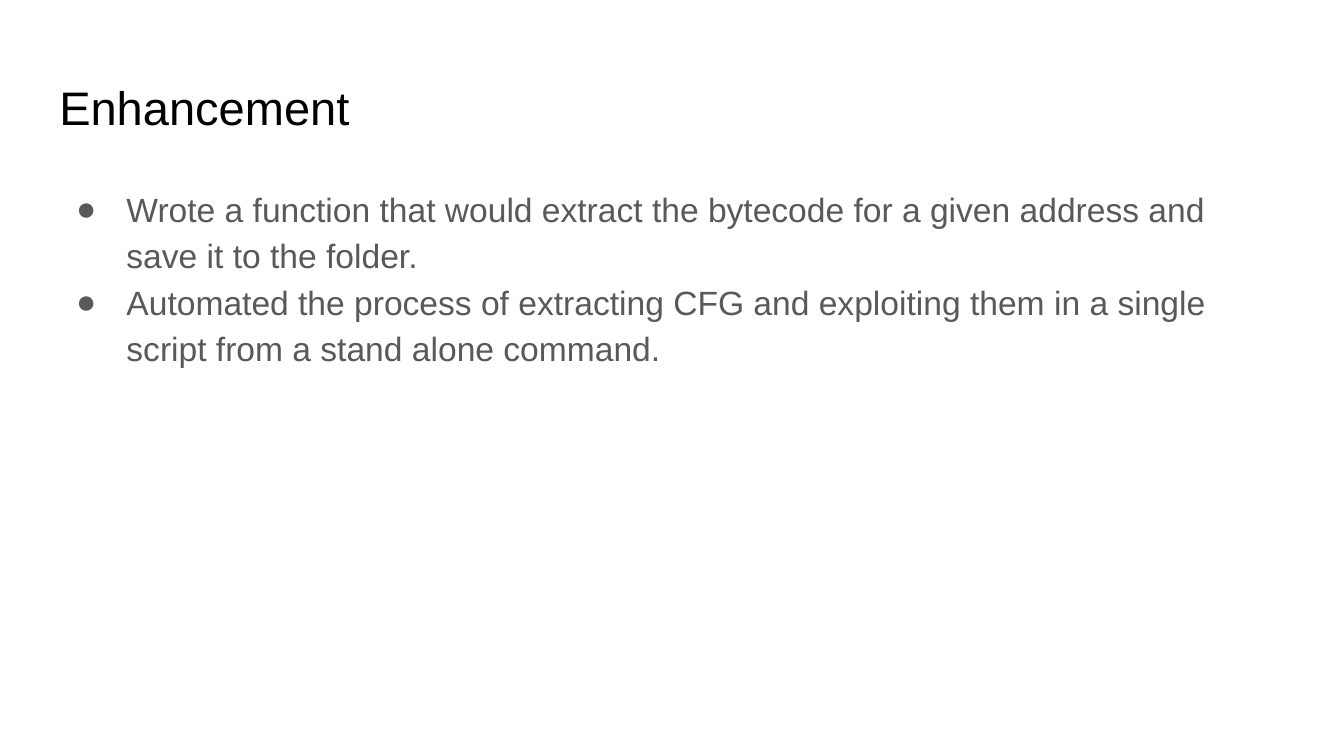
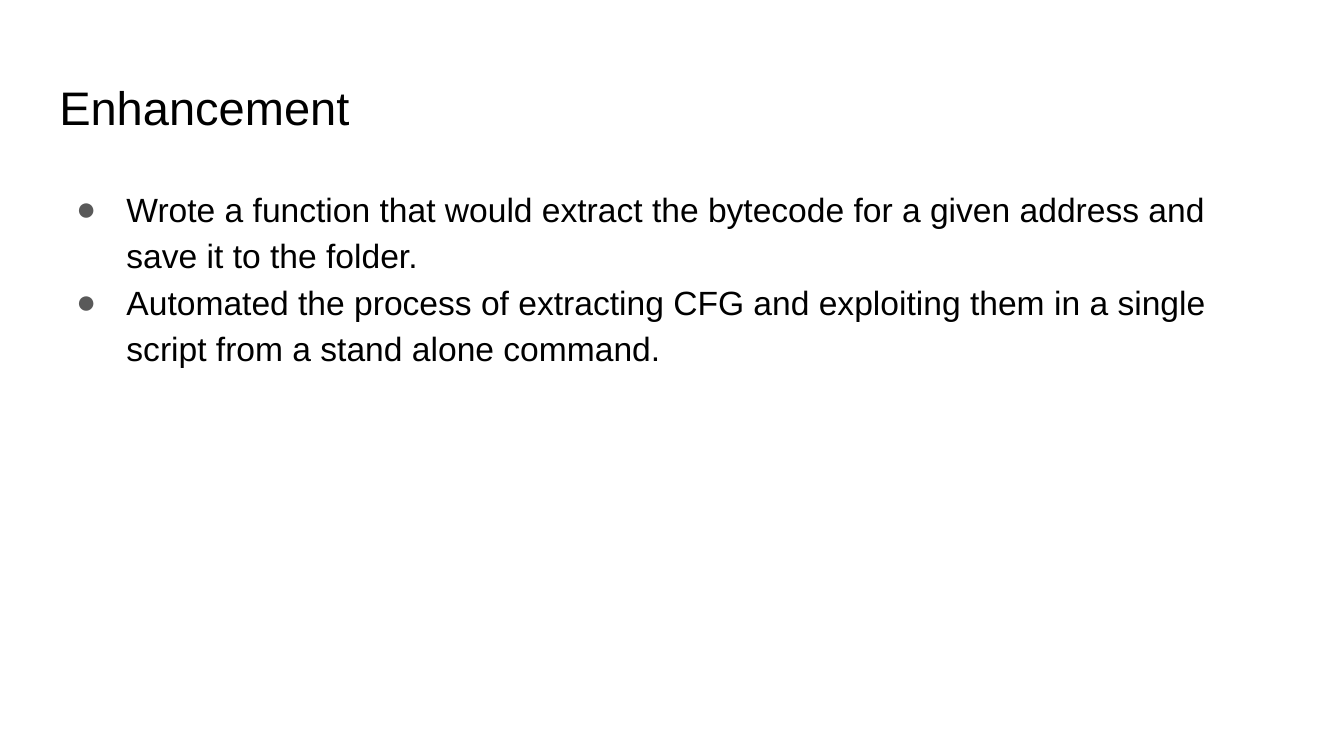
Before and after one commit to Pakshalbhandari/spring-cryptography, a slide deck: slide 21 of research_paper/TEETHER_ GNAWING AT ETHEREUM TO AUTOMATICALLY EXPLOIT SMART CONTRACTS.pptx. Drawn at 1344x756 pixels with LibreOffice and Linux fonts; fonts in the diff are those of the drawing. Boxes give left, top, right and bottom in pixels: in the first picture for what was removed or moved away, otherwise in the second. Text is boxed around its words. In the diff, an @@ line names an element or a change of style, - is before the commit and + after.

```diff
--- a/research_paper/TEETHER_ GNAWING AT ETHEREUM TO AUTOMATICALLY EXPLOIT SMART CONTRACTS.pptx
+++ b/research_paper/TEETHER_ GNAWING AT ETHEREUM TO AUTOMATICALLY EXPLOIT SMART CONTRACTS.pptx
@@ text "Wrote a function that would ..." at (126, 197, 1206, 367): text colour #595959 to #000000 @@
```
Also in this commit, not shown: 2 other slides changed.
